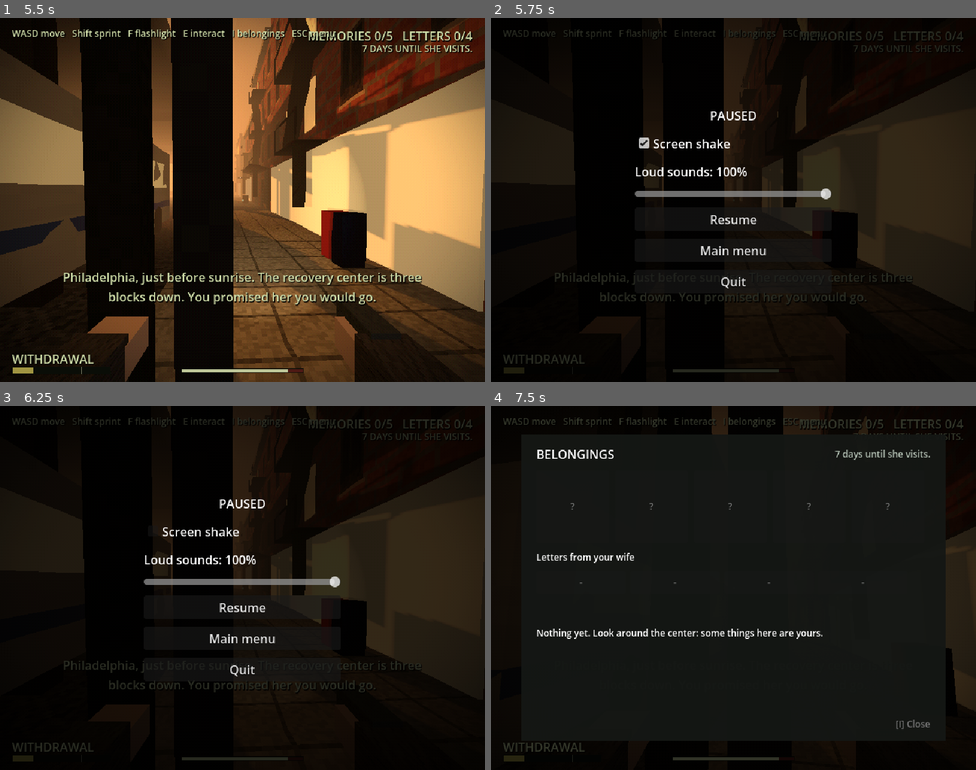
Above: before the commit, frames 1-4 (two rows, left to right).
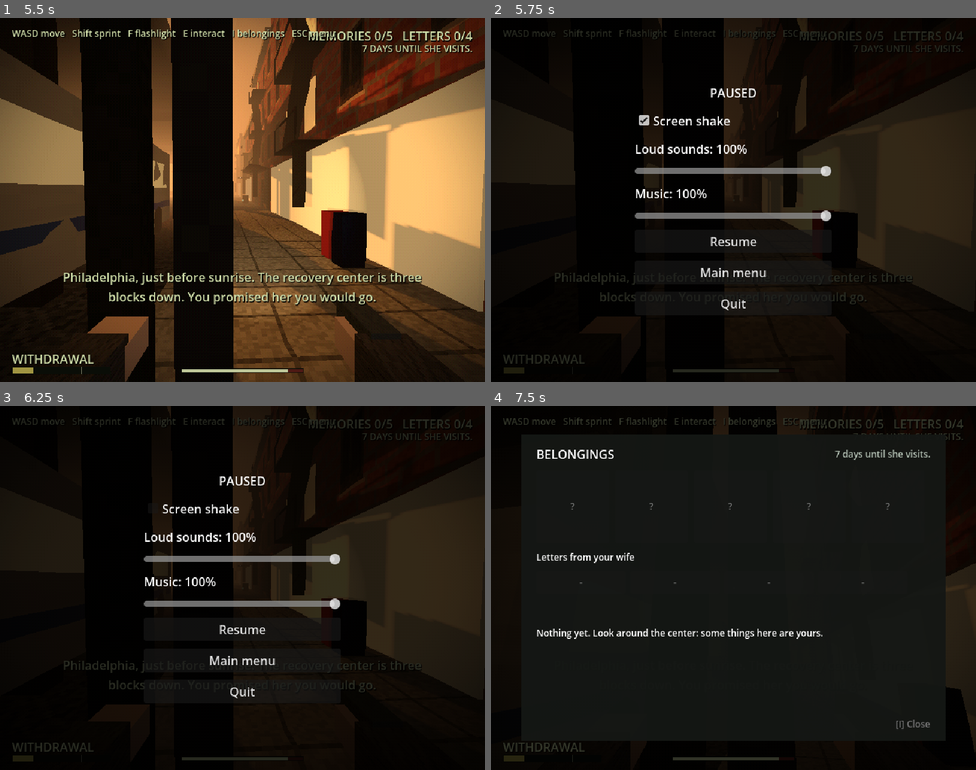
Above: after the commit, the same moments.

Repository: RFK-Github/Getting-clean
Game: Godot game, scene res://scenes/menu.tscn
Same seed, same stepped clock (60 frames per second), same inputs: the game is played once before the commit and once after it.
Inputs (mouse positions are in pixels of both pictures, inside the frame that each line leads up to):
- Up to frame 1 (5.5 s): click "New game" at 0.5 s; click "New game" at 1.25 s; tap Enter (ui_accept) at 2, 2.27, 2.57, 3.02, 3.32, 4.52, 4.82, 5.27 s; move the mouse to (266, 200) at 2.02 s; hold E (interact) 2.03-2.78 s; hold W (move_forward) from 2.03 s (still down); click (266, 200) at 2.17 s; move the mouse to (218, 200) at 2.77 s; tap F (flashlight) at 2.85 s; tap E (interact) at 3.05, 4.55 s; move the mouse to (252, 192) at 3.52 s; hold E (interact) 3.53-4.28 s; move the mouse to (237, 207) at 4.27 s; tap Shift (sprint) at 4.35 s; click (237, 207) at 4.42 s; move the mouse to (276, 203) at 5.02 s; hold E (interact) from 5.03 s (still down); tap 1 at 5.1 s
- Up to frame 2 (5.75 s): keep holding W (move_forward); keep holding E (interact); tap Enter (ui_accept) at 5.57 s; tap Escape (pause) at 5.65 s
- Up to frame 3 (6.25 s): release W (move_forward) at 5.75 s; release E (interact) at 5.75 s; click "Screen shake" at 5.75 s
- Up to frame 4 (7.5 s): click "Resume" at 6.5 s; move the mouse to (694, 584) at 7.27 s; hold W (move_forward) from 7.28 s (still down); tap Tab at 7.35 s

Frame 1 is identical in both runs. In frame 2, 3.8% of the frame differs, in the area x 29-71%, y 19-81%; in frame 3, 3.6%; in frame 4, 1.0%.

Commit message:
Interactive objects and hospital background music
- TV (static, news ticker with the real year, flickering light), radio
  playing an old song, light switch and tap in room 12, wardrobe and
  office filing-cabinet drawer that open, books on the shelf, vending machine
- Prompts update after use ("Turn on" / "Turn off")
- Slow, sad lo-fi background music in the hospital on a new Music bus,
  with a Music volume slider in the pause menu and main menu

Co-Authored-By: Claude Opus 5.5 <noreply@anthropic.com>

Diff:
--- a/scripts/audio.gd
+++ b/scripts/audio.gd
@@ -185,14 +185,139 @@
 	return _make(samples)
 
 
-static func _make(samples: PackedFloat32Array) -> AudioStreamWAV:
+const LOFI_RATE := 8000   # music is lo-fi on purpose (and quicker to generate)
+
+static var _cache := {}
+
+
+static func _note_hz(midi: float) -> float:
+	return 440.0 * pow(2.0, (midi - 69.0) / 12.0)
+
+
+## Hospital background music: slow, sad, slightly wobbly pads (Am - Fmaj7 - Cmaj7 - Em)
+## with a few soft piano notes on top. Loops. Generated once, then cached.
+static func hospital_music() -> AudioStreamWAV:
+	if _cache.has("hospital_music"):
+		return _cache["hospital_music"]
+	var chords := [[45, 52, 57, 60, 64], [41, 48, 53, 57, 64], [36, 48, 52, 55, 59], [40, 47, 52, 55, 59]]
+	var melody := [[0.6, 76], [2.2, 72], [3.1, 71], [4.6, 69], [6.4, 72], [8.6, 67], [10.2, 71], [12.5, 64], [14.1, 67]]
+	var seg := 4.0
+	var n := int(LOFI_RATE * seg * chords.size())
+	var samples := PackedFloat32Array()
+	samples.resize(n)
+	var phases := PackedFloat32Array()
+	phases.resize(5)
+	for i in n:
+		var t := float(i) / LOFI_RATE
+		var ci := int(t / seg)
+		var local := fmod(t, seg)
+		var swell := sin(PI * local / seg)
+		var wobble := 1.0 + sin(TAU * 0.4 * t) * 0.003   # worn tape
+		var s := 0.0
+		var chord: Array = chords[ci]
+		for v in chord.size():
+			phases[v] += TAU * _note_hz(chord[v]) * wobble / LOFI_RATE
+			s += (sin(phases[v]) + 0.25 * sin(phases[v] * 3.0)) * 0.07
+		s *= 0.35 + 0.65 * swell
+		for m in melody:
+			var dt: float = t - m[0]
+			if dt >= 0.0 and dt < 2.5:
+				var f := _note_hz(m[1])
+				s += (sin(TAU * f * dt) + 0.3 * sin(TAU * 2.0 * f * dt)) * exp(-dt * 2.2) * 0.12
+		samples[i] = s
+	var w := _make(samples, LOFI_RATE)
+	_cache["hospital_music"] = w
+	return w
+
+
+## An old song on a small radio: a simple waltz through a tinny speaker, with crackle.
+static func radio_song() -> AudioStreamWAV:
+	if _cache.has("radio_song"):
+		return _cache["radio_song"]
+	var tune := [67, 72, 76, 74, 72, 71, 72, 74, 76, 79, 77, 76, 74, 72, 71, 72]
+	var beat := 0.5
+	var n := int(LOFI_RATE * beat * tune.size())
+	var rng := RandomNumberGenerator.new()
+	rng.seed = 33
+	var samples := PackedFloat32Array()
+	samples.resize(n)
+	for i in n:
+		var t := float(i) / LOFI_RATE
+		var k := int(t / beat)
+		var dt := fmod(t, beat)
+		var f := _note_hz(tune[k])
+		var s := signf(sin(TAU * f * t)) * 0.12 * exp(-dt * 3.0)
+		s += sin(TAU * _note_hz(tune[k] - 24) * t) * 0.12 * (1.0 if k % 3 == 0 else 0.5)   # oom-pah-pah
+		if rng.randf() < 0.004:
+			s += rng.randf_range(-0.5, 0.5)   # crackle
+		s += rng.randf_range(-0.02, 0.02)
+		samples[i] = s
+	var w := _make(samples, LOFI_RATE)
+	_cache["radio_song"] = w
+	return w
+
+
+## A TV left on: static hiss with a murmur of voices.
+static func tv() -> AudioStreamWAV:
+	var n := LOFI_RATE * 2
+	var rng := RandomNumberGenerator.new()
+	rng.seed = 44
+	var samples := PackedFloat32Array()
+	samples.resize(n)
+	var voice := 0.0
+	for i in n:
+		var t := float(i) / LOFI_RATE
+		voice = voice * 0.9 + rng.randf_range(-1.0, 1.0) * 0.1
+		var syllables := maxf(0.0, sin(TAU * 3.1 * t) * sin(TAU * 0.5 * t))
+		samples[i] = rng.randf_range(-1.0, 1.0) * 0.08 + voice * 1.6 * syllables + sin(TAU * 60.0 * t) * 0.03
+	return _make(samples, LOFI_RATE)
+
+
+## Running tap water.
+static func water() -> AudioStreamWAV:
+	var n := LOFI_RATE * 2
+	var rng := RandomNumberGenerator.new()
+	rng.seed = 55
+	var samples := PackedFloat32Array()
+	samples.resize(n)
+	var lp := 0.0
+	for i in n:
+		lp = lp * 0.5 + rng.randf_range(-1.0, 1.0) * 0.5
+		samples[i] = lp * 0.4
+	return _make(samples, LOFI_RATE)
+
+
+## A music box playing a few notes of a lullaby (no loop). For the girl's apparitions.
+static func music_box() -> AudioStreamWAV:
+	if _cache.has("music_box"):
+		return _cache["music_box"]
+	var notes := [[0.0, 79], [0.4, 76], [0.8, 79], [1.2, 76], [1.6, 74], [2.0, 76], [2.4, 72]]
+	var n := int(LOFI_RATE * 4.0)
+	var samples := PackedFloat32Array()
+	samples.resize(n)
+	for i in n:
+		var t := float(i) / LOFI_RATE
+		var s := 0.0
+		for m in notes:
+			var dt: float = t - m[0]
+			if dt >= 0.0 and dt < 1.6:
+				var f := _note_hz(m[1])
+				s += (sin(TAU * f * dt) + 0.4 * sin(TAU * 3.0 * f * dt)) * exp(-dt * 3.5) * 0.25
+		samples[i] = s
+	var w := _make(samples, LOFI_RATE)
+	w.loop_mode = AudioStreamWAV.LOOP_DISABLED
+	_cache["music_box"] = w
+	return w
+
+
+static func _make(samples: PackedFloat32Array, rate := RATE) -> AudioStreamWAV:
 	var data := PackedByteArray()
 	data.resize(samples.size() * 2)
 	for i in samples.size():
 		data.encode_s16(i * 2, int(clampf(samples[i], -1.0, 1.0) * 32000.0))
 	var w := AudioStreamWAV.new()
 	w.format = AudioStreamWAV.FORMAT_16_BITS
-	w.mix_rate = RATE
+	w.mix_rate = rate
 	w.stereo = false
 	w.data = data
 	w.loop_mode = AudioStreamWAV.LOOP_FORWARD
--- a/scripts/config.gd
+++ b/scripts/config.gd
@@ -202,6 +202,10 @@
 # ---------- Sound (hospital) ----------
 const LOUD_SOUND_DB := -6.0                  # hallucination sound (bus "Loud")
 const AMBIENT_HUM_DB := -22.0
+const MUSIC_DB := -12.0                      # hospital background music (bus "Music")
+const TV_DB := -4.0
+const RADIO_DB := -2.0
+const WATER_DB := -8.0
 
 # ---------- Countdown (days until the wife visits) ----------
 const COUNTDOWN_DAYS := 7                    # caught or forced back to bed = one day passes; 0 = game over
--- a/scripts/levels/hospital.gd
+++ b/scripts/levels/hospital.gd
@@ -48,6 +48,13 @@
 var _activity: Node = null
 var _board_label: Label3D
 var _board_refresh := 0.0
+var _room_lamp: OmniLight3D
+var _tv_screen: Node3D
+var _tv_on := false
+var _tv_sound: AudioStreamPlayer3D
+var _tv_light: OmniLight3D
+var _tv_news: Label3D
+var _said := {}       # one-time remarks already made
 
 const Basketball := preload("res://scripts/activities/basketball.gd")
 const Football := preload("res://scripts/activities/football.gd")
@@ -119,12 +126,19 @@
 	_items_and_letters()
 	_activity_spots()
 	_calendars()
+	_interactions()
 
 	var hum := AudioStreamPlayer.new()
 	hum.stream = Audio.hum()
 	hum.volume_db = Config.AMBIENT_HUM_DB
 	hum.autoplay = true
 	add_child(hum)
+	var music := AudioStreamPlayer.new()
+	music.stream = Audio.hospital_music()
+	music.bus = Settings.MUSIC_BUS
+	music.volume_db = Config.MUSIC_DB
+	music.autoplay = true
+	add_child(music)
 
 	spawn = _lobby_spawn if Game.previous_level == "philadelphia" else bed_spawn
 	Game.wake_message = ""
@@ -138,6 +152,7 @@
 			l.light_energy = lerpf(l.light_energy, Config.LAMP_ENERGY, 0.2)
 
 	_push_window = maxf(0.0, _push_window - delta)
+	_tv_flicker()
 	_board_refresh -= delta
 	if _board_refresh <= 0.0 and _board_label:
 		_board_refresh = 1.0
@@ -294,6 +309,206 @@
 	_push_window = Config.FORCE_EXIT_WINDOW
 
 
+const BOOKS := [
+	"A paperback thriller. Someone has torn out the last chapter.",
+	"A picture book about a little bear who can't find his way home. A name was written inside the cover, then scribbled out.",
+	"A road atlas of Pennsylvania. Philadelphia is circled in pen, over and over.",
+	"'One Day at a Time.' Every page about forgiveness is underlined, twice.",
+]
+const VENDING := [
+	"A paper cup of coffee. It tastes like the cup. You drink it anyway.",
+	"The machine takes your coins and gives you nothing. Of course it does.",
+	"Hot chocolate. The kind she always asked for... You put the cup down.",
+]
+
+
+## Things you can use: TV, radio, light switch, tap, wardrobe, filing cabinet, books, vending machine.
+func _interactions() -> void:
+	# --- TV in the common room
+	_tv_sound = AudioStreamPlayer3D.new()
+	_tv_sound.stream = Audio.tv()
+	_tv_sound.volume_db = Config.TV_DB
+	_tv_sound.unit_size = 4.0
+	_tv_sound.position = Vector3(14, 1.0, -44.5)
+	add_child(_tv_sound)
+	_tv_light = OmniLight3D.new()
+	_tv_light.position = Vector3(14, 1.0, -43.6)
+	_tv_light.light_color = Color(0.6, 0.7, 0.95)
+	_tv_light.omni_range = 5.0
+	_tv_light.visible = false
+	add_child(_tv_light)
+	_tv_news = sign_text("NEWS AT SIX  -  OCTOBER %d" % Config.YEAR_NOW, Vector3(14, 0.82, -44.72), 0, 12, Color(0.95, 0.95, 0.9))
+	_tv_news.visible = false
+	_toggle_spot(Vector3(14, 0.4, -44.3), Vector3(1.6, 1.2, 0.8),
+		func(): return "Turn off the TV" if _tv_on else "Turn on the TV",
+		func(): set_tv(not _tv_on))
+
+	# --- Radio on the common room table
+	var radio_pos := Vector3(5.55, 0.775, -36.35)
+	box(radio_pos + Vector3(0, 0.09, 0), Vector3(0.32, 0.18, 0.12), m_wood, false)
+	box(radio_pos + Vector3(-0.06, 0.09, 0.061), Vector3(0.14, 0.12, 0.01), m_dark, false)   # speaker
+	box(radio_pos + Vector3(0.1, 0.11, 0.061), Vector3(0.05, 0.05, 0.01), m_metal, false)   # dial
+	var radio := AudioStreamPlayer3D.new()
+	radio.stream = Audio.radio_song()
+	radio.volume_db = Config.RADIO_DB
+	radio.unit_size = 3.0
+	radio.position = radio_pos
+	add_child(radio)
+	_toggle_spot(radio_pos, Vector3(0.45, 0.35, 0.35),
+		func(): return "Turn off the radio" if radio.playing else "Turn on the radio",
+		func():
+			if radio.playing:
+				radio.stop()
+			else:
+				radio.play()
+				_remark("radio", "An old song. You know every word. You don't know how."))
+
+	# --- Light switch by the door of room 12
+	box(Vector3(-15.95, 1.2, -27.79), Vector3(0.08, 0.12, 0.02), m_white, false)
+	_toggle_spot(Vector3(-15.95, 0.95, -27.6), Vector3(0.3, 0.5, 0.3),
+		func(): return "Switch the light off" if _room_lamp.visible else "Switch the light on",
+		func():
+			_room_lamp.visible = not _room_lamp.visible
+			(_room_lamp.get_meta("fixture") as GeometryInstance3D).material_override = null if _room_lamp.visible else m_dark)
+
+	# --- Tap over the sink in room 12
+	box(Vector3(-14.3, 1.0, -24.5), Vector3(0.12, 0.04, 0.04), m_metal, false)
+	var stream := box(Vector3(-14.4, 0.95, -24.5), Vector3(0.02, 0.1, 0.02), mat("plain", Color(0.7, 0.8, 0.9), 1.0, false, Color(0.2, 0.25, 0.3)), false)
+	stream.visible = false
+	var water := AudioStreamPlayer3D.new()
+	water.stream = Audio.water()
+	water.volume_db = Config.WATER_DB
+	water.unit_size = 2.0
+	water.position = Vector3(-14.4, 0.95, -24.5)
+	add_child(water)
+	_toggle_spot(Vector3(-14.45, 0.92, -24.8), Vector3(0.4, 0.3, 0.3),
+		func(): return "Turn off the tap" if water.playing else "Turn on the tap",
+		func():
+			stream.visible = not water.playing
+			if water.playing:
+				water.stop()
+			else:
+				water.play()
+				_remark("tap", "Cold water on your face. Your hands are steadier for a moment."))
+
+	# --- Wardrobe in room 12 (opens toward the room, +X)
+	_wardrobe(Vector3(-19.45, 0, -26.6))
+
+	# --- Filing cabinet in the office (drawer pulls out toward the room, -X)
+	_filing_cabinet(Vector3(9.6, 0, -20))
+
+	# --- Books on the common room shelf
+	var books := Pickup.new()
+	books.kind = "read"
+	books.prompt = "Take a book"
+	books.title = "A BOOK FROM THE SHELF"
+	var book_i := [0]
+	books.text_source = func():
+		book_i[0] += 1
+		return BOOKS[(book_i[0] - 1) % BOOKS.size()]
+	books.shape_size = Vector3(0.6, 1.6, 2.4)
+	books.position = Vector3(2.75, 0.2, -40)
+	add_child(books)
+
+	# --- Vending machine in the lobby
+	box(Vector3(-7.45, 0.95, -9.4), Vector3(0.6, 1.9, 0.8), mat("plain", Color(0.55, 0.15, 0.12), 1.0))
+	box(Vector3(-7.14, 1.15, -9.4), Vector3(0.02, 0.9, 0.6), mat("plain", Color(0.85, 0.85, 0.8), 1.0, true, Color(0.5, 0.5, 0.45)), false)
+	var cup_i := [0]
+	_toggle_spot(Vector3(-6.9, 0.2, -9.4), Vector3(0.5, 1.6, 0.9),
+		func(): return "Vending machine",
+		func():
+			Withdrawal.post_message(VENDING[cup_i[0] % VENDING.size()])
+			cup_i[0] += 1)
+
+
+func set_tv(on: bool) -> void:
+	_tv_on = on
+	_tv_light.visible = on
+	_tv_news.visible = on
+	if on:
+		_tv_sound.play()
+	else:
+		_tv_sound.stop()
+		(_tv_screen as GeometryInstance3D).material_override = null
+
+
+func _tv_flicker() -> void:
+	if not _tv_on:
+		return
+	var c := Color(0.5, 0.55, 0.65) * randf_range(0.6, 1.1)
+	if not (_tv_screen as GeometryInstance3D).material_override:
+		(_tv_screen as GeometryInstance3D).material_override = mat("plain", c, 1.0, true, c)
+	var m := (_tv_screen as GeometryInstance3D).material_override as ShaderMaterial
+	m.set_shader_parameter("emission_color", c)
+	_tv_light.light_energy = randf_range(0.4, 0.9)
+
+
+## A spot you can use (E). prompt_fn gives the current prompt; it's re-read after each use.
+func _toggle_spot(pos: Vector3, size: Vector3, prompt_fn: Callable, action: Callable) -> Pickup:
+	var p := Pickup.new()
+	p.kind = "action"
+	p.shape_size = size
+	p.position = pos
+	p.prompt = prompt_fn.call()
+	p.action = func():
+		action.call()
+		p.prompt = prompt_fn.call()
+	add_child(p)
+	return p
+
+
+## Say something once per wake-up.
+func _remark(key: String, text: String) -> void:
+	if _said.has(key):
+		return
+	_said[key] = true
+	Withdrawal.post_message(text)
+
+
+func _wardrobe(base: Vector3) -> void:
+	var body := Node3D.new()
+	body.position = base
+	add_child(body)
+	box(Vector3(0, 1.0, 0), Vector3(0.6, 2.0, 1.0), m_wood, true, body)      # cabinet (collision)
+	box(Vector3(0.0, 1.85, 0), Vector3(0.04, 0.04, 0.9), m_metal, false, body)   # rail
+	var coat := mat("fabric", Config.JACKET_COLOR * 2.5, 2.0, false)
+	box(Vector3(0.05, 1.35, -0.2), Vector3(0.12, 0.9, 0.4), coat, false, body)
+	box(Vector3(0.05, 1.45, 0.22), Vector3(0.1, 0.7, 0.35), mat("fabric", Color(0.5, 0.55, 0.65) * 2.0, 2.0, false), false, body)
+	var hinge := Node3D.new()
+	hinge.position = Vector3(0.31, 0, -0.5)
+	body.add_child(hinge)
+	box(Vector3(0, 1.0, 0.5), Vector3(0.03, 1.96, 1.0), m_wood, false, hinge)
+	box(Vector3(0.03, 1.0, 0.9), Vector3(0.03, 0.15, 0.04), m_metal, false, hinge)   # handle
+	var open := [false]
+	_toggle_spot(base + Vector3(0.6, 0.4, 0), Vector3(0.6, 1.4, 1.1),
+		func(): return "Close the wardrobe" if open[0] else "Open the wardrobe",
+		func():
+			open[0] = not open[0]
+			var opening: bool = open[0]
+			create_tween().tween_property(hinge, "rotation:y", -1.75 if opening else 0.0, 0.5)
+			if opening:
+				_remark("wardrobe", "More clothes than you remember bringing. Some of them don't fit any more."))
+
+
+func _filing_cabinet(base: Vector3) -> void:
+	box(base + Vector3(0, 0.65, 0), Vector3(0.6, 1.3, 0.6), m_metal)
+	var drawer := Node3D.new()
+	drawer.position = base
+	add_child(drawer)
+	box(Vector3(-0.31, 1.0, 0), Vector3(0.03, 0.36, 0.52), m_metal, false, drawer)      # front
+	box(Vector3(-0.31, 1.0, 0), Vector3(0.03, 0.04, 0.15), m_dark, false, drawer)      # handle
+	box(Vector3(-0.05, 1.0, 0), Vector3(0.5, 0.3, 0.48), mat("plain", Color(0.85, 0.8, 0.65), 1.0, false), false, drawer)   # files
+	var open := [false]
+	_toggle_spot(base + Vector3(-0.55, 0.6, 0), Vector3(0.5, 0.8, 0.7),
+		func(): return "Close the drawer" if open[0] else "Open the drawer",
+		func():
+			open[0] = not open[0]
+			var opening: bool = open[0]
+			create_tween().tween_property(drawer, "position:x", base.x - 0.4 if opening else base.x, 0.4)
+			if opening:
+				_remark("files", "Patient files. Yours is the thickest one in the drawer. Some of the pages are yellow with age."))
+
+
 ## Calendars around the center that don't agree with each other - or with him.
 func _calendars() -> void:
 	var thinks := Config.YEAR_HE_THINKS
@@ -499,7 +714,7 @@
 	chair(Vector3(7, 0, -13.6), 0.0)
 	chair(Vector3(6.4, 0, -15.8), PI)
 	chair(Vector3(7.6, 0, -15.8), PI)
-	box(Vector3(9.6, 0.65, -20), Vector3(0.6, 1.3, 0.6), m_metal)              # filing cabinet
+	# (filing cabinet with a drawer: _interactions)
 	box(Vector3(9.65, 1.0, -24), Vector3(0.5, 2.0, 2.0), m_wood)               # bookshelf
 	for i in 3:
 		box(Vector3(2.22, 1.7, -14.5 - i * 0.7), Vector3(0.04, 0.4, 0.5), m_wood, false)  # diplomas
@@ -548,13 +763,13 @@
 
 func _room_12() -> void:
 	room(-20, -14, -28, -20, m_floor, {"n": [[-15.0, 1.2]]})
-	lamp(Vector3(-17, 0, -24), false, 0.6)
+	_room_lamp = lamp(Vector3(-17, 0, -24), false, 0.6)
 
 	hospital_bed(Vector3(-18.9, 0, -21.25), 0.0)
 	iv_stand(Vector3(-17.9, 0, -22.6))
 	box(Vector3(-17.95, 0.3, -20.55), Vector3(0.5, 0.6, 0.45), m_wood)          # nightstand
 	box(Vector3(-16.5, 1.6, -20.22), Vector3(1.4, 1.1, 0.04), m_window, false)  # frosted window
-	box(Vector3(-19.45, 1.0, -26.6), Vector3(0.6, 2.0, 1.0), m_wood)            # wardrobe
+	# (wardrobe that opens: _interactions)
 	chair(Vector3(-15.2, 0, -21.2), PI * 0.75)
 
 	# Clipboard at the foot of the bed
@@ -623,7 +838,7 @@
 	sofa(Vector3(17.2, 0, -40), PI * 0.5)
 	box(Vector3(14, 0.35, -44.9), Vector3(1.8, 0.7, 0.5), m_wood)        # TV stand
 	box(Vector3(14, 1.0, -44.9), Vector3(1.2, 0.7, 0.3), m_dark)
-	box(Vector3(14, 1.0, -44.74), Vector3(1.05, 0.55, 0.02), mat("plain", Color(0.15, 0.2, 0.2), 1.0, true, Color(0.1, 0.16, 0.16)), false)
+	_tv_screen = box(Vector3(14, 1.0, -44.74), Vector3(1.05, 0.55, 0.02), mat("plain", Color(0.15, 0.2, 0.2), 1.0, true, Color(0.1, 0.16, 0.16)), false)
 	box(Vector3(2.4, 1.0, -40), Vector3(0.4, 2.0, 2.4), m_wood)          # bookshelf
 	plant(Vector3(17.3, 0, -32.7))
 
@@ -827,16 +1042,20 @@
 		box(Vector3(mid, y, fixed), Vector3(b - a, y1 - y0, T), wall_mat, true, null, 1.5)
 
 
-func lamp(pos: Vector3, flicker := false, energy := Config.LAMP_ENERGY, height := H) -> void:
-	box(Vector3(pos.x, height - 0.03, pos.z), Vector3(1.2, 0.05, 0.3), m_lamp, false)
+## A fluorescent ceiling light. pos.y = the floor height it hangs over (0 or the 2nd floor).
+## Returns the light; its glowing fixture is stored as meta "fixture" (for light switches).
+func lamp(pos: Vector3, flicker := false, energy := Config.LAMP_ENERGY, height := H) -> OmniLight3D:
+	var fixture := box(Vector3(pos.x, pos.y + height - 0.03, pos.z), Vector3(1.2, 0.05, 0.3), m_lamp, false)
 	var l := OmniLight3D.new()
-	l.position = Vector3(pos.x, height - 0.4, pos.z)
+	l.position = Vector3(pos.x, pos.y + height - 0.4, pos.z)
 	l.light_color = Config.LAMP_COLOR
 	l.light_energy = energy
 	l.omni_range = Config.LAMP_RANGE * (height / H)
+	l.set_meta("fixture", fixture)
 	add_child(l)
 	if flicker:
 		_flicker.append(l)
+	return l
 
 
 ## Big soft light high above an outdoor area (overcast sky).
--- a/scripts/menu.gd
+++ b/scripts/menu.gd
@@ -140,6 +140,18 @@
 		_update_vol_label())
 	_settings.add_child(slider)
 	_update_vol_label()
+	var music_label := Label.new()
+	music_label.text = "Music: %d%%" % int(round(Settings.music_volume * 100.0))
+	_settings.add_child(music_label)
+	var music := HSlider.new()
+	music.min_value = 0
+	music.max_value = 100
+	music.step = 5
+	music.value = Settings.music_volume * 100.0
+	music.value_changed.connect(func(v):
+		Settings.set_music_volume(v / 100.0)
+		music_label.text = "Music: %d%%" % int(v))
+	_settings.add_child(music)
 	_button(_settings, "Back", func(): _show_settings(false))
 
 	var note := Label.new()
--- a/scripts/pause_menu.gd
+++ b/scripts/pause_menu.gd
@@ -3,6 +3,7 @@
 
 var _root: Control
 var _vol_label: Label
+var _music_label: Label
 
 
 func _ready() -> void:
@@ -51,6 +52,19 @@
 	slider.value_changed.connect(_on_volume)
 	box.add_child(slider)
 	_update_vol_label()
+
+	_music_label = Label.new()
+	box.add_child(_music_label)
+	var music := HSlider.new()
+	music.min_value = 0
+	music.max_value = 100
+	music.step = 5
+	music.value = Settings.music_volume * 100.0
+	music.value_changed.connect(func(v):
+		Settings.set_music_volume(v / 100.0)
+		_music_label.text = "Music: %d%%" % int(v))
+	box.add_child(music)
+	_music_label.text = "Music: %d%%" % int(round(Settings.music_volume * 100.0))
 
 	var resume := Button.new()
 	resume.text = "Resume"
--- a/scripts/player.gd
+++ b/scripts/player.gd
@@ -93,6 +93,7 @@
 	elif event.is_action_pressed("interact") and not frozen:
 		if _target != null and is_instance_valid(_target):
 			_target.call("interact")
+			_target = null   # re-read the prompt next frame (it may have changed, e.g. "Turn off")
 
 
 func _physics_process(delta: float) -> void:
--- a/scripts/settings.gd
+++ b/scripts/settings.gd
@@ -5,9 +5,11 @@
 
 const PATH := "user://settings.cfg"
 const LOUD_BUS := "Loud"
+const MUSIC_BUS := "Music"
 
 var screen_shake := true
 var loud_volume := 1.0  # 0..1 for loud sounds
+var music_volume := 1.0 # 0..1 for background music
 
 
 func _ready() -> void:
@@ -31,10 +33,20 @@
 	changed.emit()
 
 
+func set_music_volume(value: float) -> void:
+	music_volume = clampf(value, 0.0, 1.0)
+	apply()
+	save_settings()
+	changed.emit()
+
+
 func apply() -> void:
 	var i := AudioServer.get_bus_index(LOUD_BUS)
 	AudioServer.set_bus_volume_db(i, linear_to_db(maxf(loud_volume, 0.0001)))
 	AudioServer.set_bus_mute(i, loud_volume <= 0.001)
+	var m := AudioServer.get_bus_index(MUSIC_BUS)
+	AudioServer.set_bus_volume_db(m, linear_to_db(maxf(music_volume, 0.0001)))
+	AudioServer.set_bus_mute(m, music_volume <= 0.001)
 
 
 func load_settings() -> void:
@@ -43,12 +55,14 @@
 		return
 	screen_shake = cf.get_value("accessibility", "screen_shake", true)
 	loud_volume = cf.get_value("accessibility", "loud_volume", 1.0)
+	music_volume = cf.get_value("audio", "music_volume", 1.0)
 
 
 func save_settings() -> void:
 	var cf := ConfigFile.new()
 	cf.set_value("accessibility", "screen_shake", screen_shake)
 	cf.set_value("accessibility", "loud_volume", loud_volume)
+	cf.set_value("audio", "music_volume", music_volume)
 	cf.save(PATH)
 
 
@@ -78,12 +92,13 @@
 	if AudioServer.get_bus_effect_count(0) == 0:
 		AudioServer.add_bus_effect(0, AudioEffectLowPassFilter.new())
 		AudioServer.set_bus_effect_enabled(0, 0, false)
-	if AudioServer.get_bus_index(LOUD_BUS) != -1:
-		return
-	AudioServer.add_bus()
-	var i := AudioServer.bus_count - 1
-	AudioServer.set_bus_name(i, LOUD_BUS)
-	AudioServer.set_bus_send(i, "Master")
+	for bus_name in [LOUD_BUS, MUSIC_BUS]:
+		if AudioServer.get_bus_index(bus_name) != -1:
+			continue
+		AudioServer.add_bus()
+		var i := AudioServer.bus_count - 1
+		AudioServer.set_bus_name(i, bus_name)
+		AudioServer.set_bus_send(i, "Master")
 
 
 func _setup_input() -> void:
